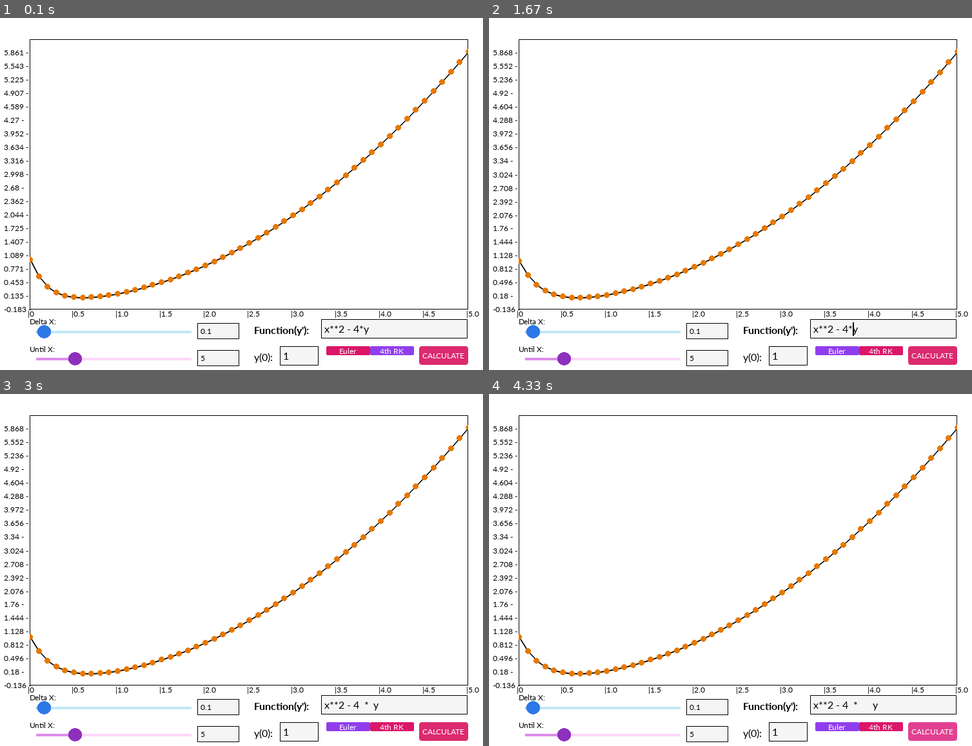
Above: before the commit, frames 1-4 (two rows, left to right).
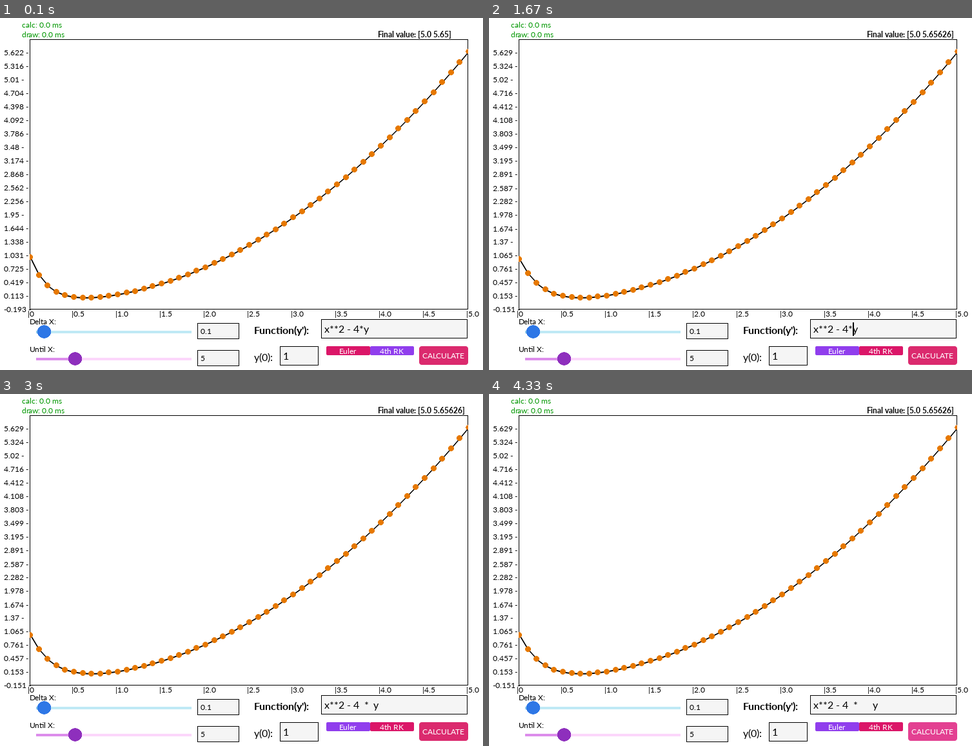
Above: after the commit, the same moments.

Repository: nakamarusun/CompMathIVPSem2
Game: pygame game, started from src/Main.pyw
Two runs of this game, one before a commit and one after it. Both use one fixed random seed, a clock stepped at 60 frames per second and the inputs below.
Inputs (mouse positions are in pixels of both pictures, inside the frame that each line leads up to):
- Up to frame 1 (0.1 s): no input
- Up to frame 2 (1.67 s): click (933, 355) at 0.38 s; click (880, 352) at 0.72 s; click (885, 327) at 1.05 s; hold Left from 1.33 s (still down)
- Up to frame 3 (3 s): release Left at 1.87 s; hold Left 1.9-2.3 s; tap Space at 1.97, 2.27, 2.4, 2.7 s; hold Right 2.33-2.97 s
- Up to frame 4 (4.33 s): hold Left 3-3.47 s; tap Space at 3.07, 3.37, 3.57, 3.87 s; hold Right 3.5-3.97 s; click (933, 731) at 4.05 s

The runs differ from the first frame. In frame 1, 1.6% of the frame differs, in the area x 0-97%, y 1-84%; in frame 2, 1.7%; in frame 3, 1.7%; in frame 4, 1.7%.

Commit message:
Fixed function parser from the string, added time took to calculate everything, added final value, and fixed function calculation miscalculation

Diff:
--- a/src/MathUtil.py
+++ b/src/MathUtil.py
@@ -19,7 +19,7 @@
         curX = 0
         curY = y0
 
-        functionEval = eval("lambda x, y : " + f) # Convers the specified string to a python mathematical formula. It is of utmost importance for the string to be python-compliant, so that it doesn't run into any errors.
+        functionEval = eval("lambda x, y : " + f) # Converts the specified string to a python mathematical formula. It is of utmost importance for the string to be python-compliant, so that it doesn't run into any errors.
 
         chosenFunction = IVP.euler # Default is euler
 
@@ -29,9 +29,9 @@
             chosenFunction = IVP.rk4
 
         for i in range(int(until / h)):
-            curX += h # Adds the current x by the specified h
             # Calculates the next y value based on the chosen algorithm
             curY = chosenFunction(curX, curY, h, functionEval)
+            curX += h # Adds the current x by the specified h
             # Appends to array
             xVal.append(curX)
             yVal.append(curY)
@@ -76,3 +76,21 @@
     except:
         GVar.divisionByZero = True
         return 0
+
+# import numpy as np
+
+# def eulerOp(f, x, y0):
+#     n = x.size
+#     y = np.zeros((n))
+#     y[0] = y0
+#     dx = x[1] - x[0]
+#     for i in range(n - 1):
+#         print(f(x[i], y[i]))
+#         y[i+1] = y[i] + dx * f(x[i], y[i])
+#     return y
+
+# f = lambda x, y: -2*x**3+12*x**2-20*x+8.5
+# y0 = 1
+# x = np.linspace(0, 1, 11)
+# print(eulerOp(f, x, y0))
+# print(IVP.compute("-2*x**3+12*x**2-20*x+8.5", 0.1, 1.0, 1, 0))
--- a/src/Pygame/GlobalVariables.py
+++ b/src/Pygame/GlobalVariables.py
@@ -6,6 +6,7 @@
 resolution = [800, 600]
 # defFont = pygame.font.Font(pygame.font.get_default_font(), 12)
 defFont = pygame.font.SysFont("Calibri", 14, False, False, None)
+defFontBold = pygame.font.SysFont("Calibri", 14, True, False, None)
 defFont18 = pygame.font.SysFont("Calibri", 18, False, False, None)
 defFont24 = pygame.font.SysFont("Calibri", 24, False, False, None)
 defFont18Bold = pygame.font.SysFont("Calibri", 18, True, False, None)
--- a/src/Pygame/MathRoom.py
+++ b/src/Pygame/MathRoom.py
@@ -11,6 +11,7 @@
 import MathUtil
 import math
 import string
+from time import time
 
 class CanvasSurface():
 
@@ -23,9 +24,15 @@
     until = 5
     h = 0.1
 
+    # Both is in miliseconds
+    calculationTime = 0 # Time to calculate the actual values
+    drawingTime = 0 # Time to draw the graph
+
     # 0 = Euler
     # 1 = 4th Order Runge Kutta
     functionMode = 0
+
+    finalValue = "[0, 0]"
 
     xArr = [] # The x plot in the graph.
     yArr = [] # The y plot in the graph.
@@ -39,26 +46,30 @@
         self.redrawSurface()
 
     def updateFunction(self):
+        start = time()
         self.xArr, self.yArr = MathUtil.IVP.compute(self.function, self.h, self.until, self.y0, self.functionMode)
         self.yMax = max(self.yArr)
         self.yMin = min(self.yArr)
         range = self.yMax - self.yMin
         self.yMax += range * 0.05
         self.yMin -= range * 0.05
+        self.calculationTime = time() - start
         # print(self.xArr, "\n\n", self.yArr)
         # print(self.yMin, "\n", self.yMax)
+        self.finalValue = "[" + str(round(self.xArr[-1], 6)) + " " + str(round(self.yArr[-1], 6)) + "]"
 
     def redrawSurface(self):
         try:
             self.updateFunction()
         except OverflowError:
             mainSurface.functionError = "Resulting number too large !"
+            self.finalValue = "[~, ~]"
         # Creates a new function canvas surface with 85% width size and 50% height size
         self.functionCanvasSurface = pygame.Surface((GVar.resolution[0] * self.ratio[0], GVar.resolution[1] * self.ratio[1]))
         self.functionCanvasSurface.fill((255, 255, 255)) # Clears the surface with white
         pygame.draw.rect(self.functionCanvasSurface, (0, 0, 0), self.functionCanvasSurface.get_rect(), 1) # Puts a white border in the canvas
         # Do all drawing here
-
+        start = time()
         # Draws the actual value
 
         # Draws the actual IVP Function
@@ -75,6 +86,7 @@
             pointBefore = pointAfter # Sets the previous dot to the current dot.
 
         pygame.draw.circle(self.functionCanvasSurface, (230, 120, 0), (round(pointBefore[0]), round(pointBefore[1])), 4) # Draws the last dot
+        self.drawingTime = time() - start
 
     def drawNumbers(self):
         # Draws the number in the y axis, 20 numbers
@@ -99,6 +111,9 @@
 
         # Drawing end
         GVar.mainScreenBuffer.blit(self.functionCanvasSurface, [(GVar.resolution[0] / 2) - (GVar.resolution[0] * self.ratio[0] / 2), GVar.resolution[1] * 0.1]) # Draws into the main screen buffer in the middle.
+        GVar.mainScreenBuffer.blit(GVar.defFont.render("calc: " + str(self.calculationTime) + " ms", True, (0, 150, 0)), [GVar.resolution[0] * 0.06, GVar.resolution[1] * 0.05]) # Prints calculation time
+        GVar.mainScreenBuffer.blit(GVar.defFont.render("draw: " + str(self.drawingTime) + " ms", True, (0, 150, 0)), [GVar.resolution[0] * 0.06, GVar.resolution[1] * 0.075]) # Prints draw time
+        GVar.mainScreenBuffer.blit(GVar.defFontBold.render("Final value: " + self.finalValue, True, (0, 0, 0)), [GVar.resolution[0] * 0.75, GVar.resolution[1] * 0.075]) # Prints the final value
         self.drawNumbers()
 
     def setFunctionMode(self, mode):
@@ -281,7 +296,8 @@
             if (char != " "):
                 newFun += char
 
-        for i in range(len(newFun)):
+        i = 0
+        while i < len(newFun):
             try:
                 if ((newFun[i] in (string.digits + "e)") and (newFun[i+1] == "x" or newFun[i+1] == "y" or newFun[i+1] == "e")) or ((newFun[i] == "x" or newFun[i] == "y") and newFun[i+1] == "(")): # Adds asterisk to numbers, e and ")" with no asterisk, and x or y with "("
                     newFun = newFun[:i + 1] + "*" + newFun[i + 1:]
@@ -291,6 +307,7 @@
                     newFun = newFun[:i] + "math.e" + newFun[i + 1:] # Changes e to actual variable
             except:
                 pass
+            i += 1
 
         # Tries to calculate with the new function. If fail, throw error
         try:
@@ -306,6 +323,8 @@
         self.functionError = None # Sets that no error has happened
 
         canvasSurface.redrawSurface()
+        print(canvasSurface.xArr)
+        print(canvasSurface.yArr)
 
     def changeFunctionMode(self):
         canvasSurface.redrawSurface()
